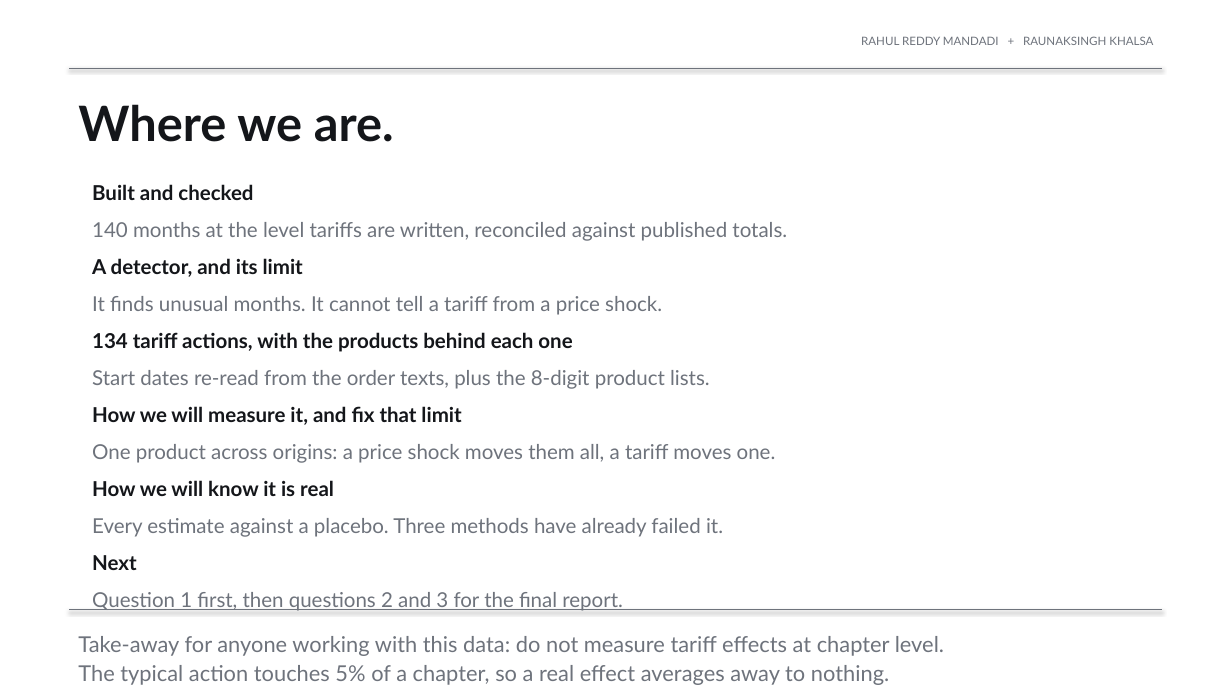
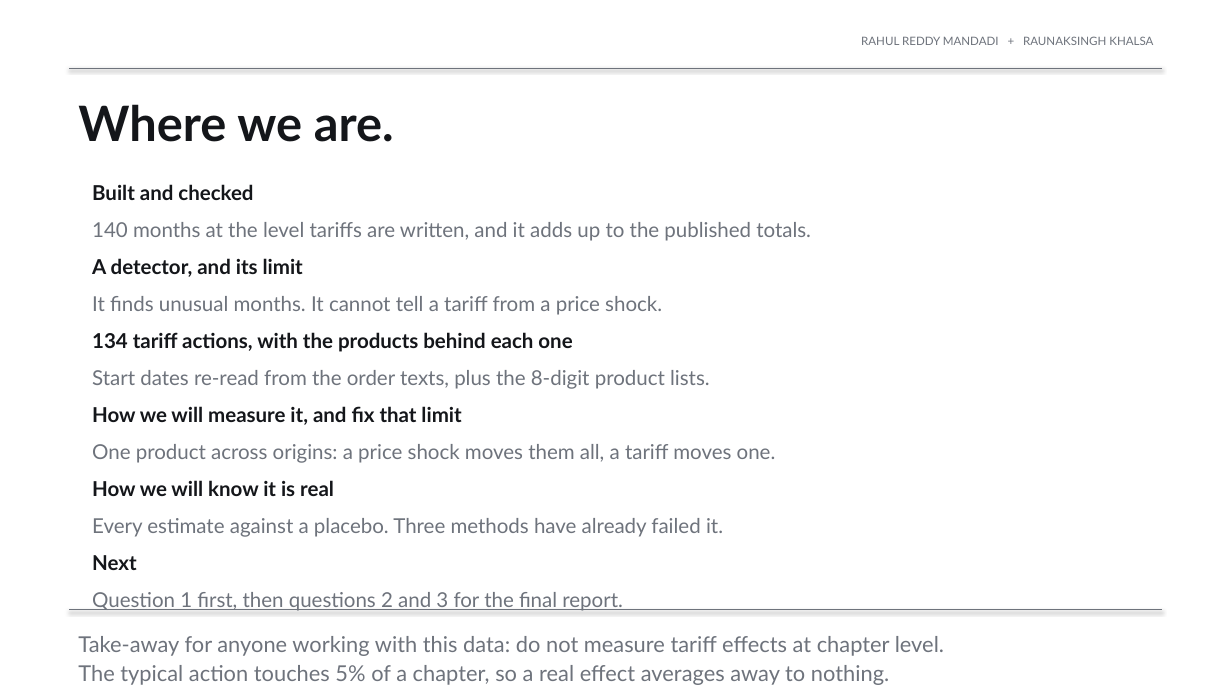
Before and after one commit to rahul-mandadi/tariff-rush, a slide deck: slide 8 of slides/Mandadi_Khalsa_Presentation1.pptx. Drawn at 1232x693 pixels with LibreOffice and Linux fonts; fonts in the diff are those of the drawing. Boxes give left, top, right and bottom in pixels: in the first picture for what was removed or moved away, otherwise in the second. Text is boxed around its words. In the diff, an @@ line names an element or a change of style, - is before the commit and + after.

Commit message:
Plain words instead of clever ones, everywhere it is not terminology
Terminology stays: tariff, classification, regression, duration, placebo. Those
are the vocabulary of the thing. The dressing goes.

Spoken text:
- "the one that generalizes" became "the one that isn't just our problem.
  Anyone doing this would hit it"
- "reconciles against published totals" became "adds up to the published totals"
- "the identical calculation" became "the exact same calculation"

Q&A answers, which were the worst of it:
- "an importer requalifying a supplier" became "looking for a new supplier"
- "displaced volume arrives from a different country through much the same US
  customs districts" became "the goods that stop coming from one country just
  arrive from another, through much the same US ports"
- "the median over 1,350 action and product group pairs" became "the middle value
  across 1,350 pairs of one tariff action and one product group"
- "the conservative version" became "the safer number"
- "mostly implementing notices ... almost no anticipation period left in the
  data" became "notices that just put an earlier decision into effect ... leaves
  almost no run-up to measure"
- "the partner dimension was collapsed, which the across-origins design fixes"
  became "we had lumped all the supplying countries together, which comparing
  across countries fixes"

Visible slides: "reconciled against published totals" and "months reconcile
against a separate total" both now say what they mean.

Raunak's file: "coarser", "landing", "paraphrase", "cop-out" out. "What this
slide is doing" is now "What this slide is for".

The only words over ten letters left in the spoken text are announcement,
calculation and investigation. Rubric still 21 of 21, longest sentence 28 words,
mean 10.2, layout unchanged at 91% widest.

```diff
--- a/slides/Mandadi_Khalsa_Presentation1.pptx
+++ b/slides/Mandadi_Khalsa_Presentation1.pptx
@@ text at (92,222,811,241): text changed @@
-140 months at the level tariffs are written, reconciled against published totals.
+140 months at the level tariffs are written, and it adds up to the published totals.
```
Also in this commit, not shown: 1 other slide changed, 6 other files.
